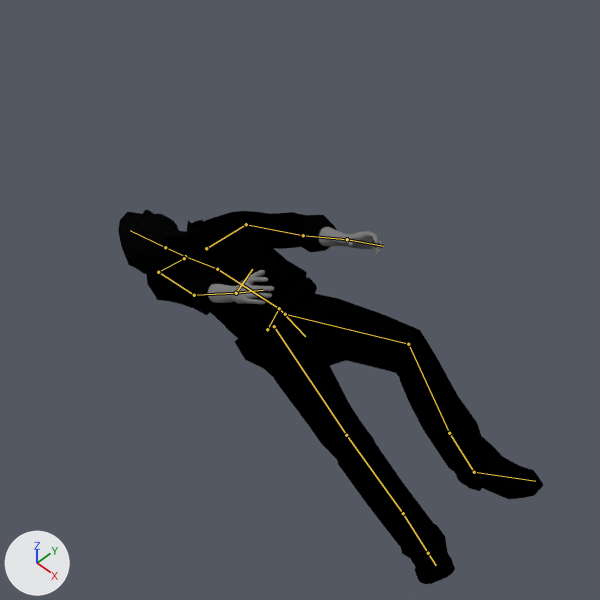
Renders of the Blender file materials/models/player/player.blend from each side of a commit.
The view is the same before and after, from the file's camera 'South West'. Arrows for +X, +Y and +Z are at lower left; the lights stay in place. Both versions are drawn at frame 30 of the action 'ArmatureAction'; the numbers are the values there. The bones that bend it are drawn over the model as lines.

Objects in the first picture: 'Object.007_Mesh.008_M_Object.007_Mesh.008_M_Material.008_indian'.
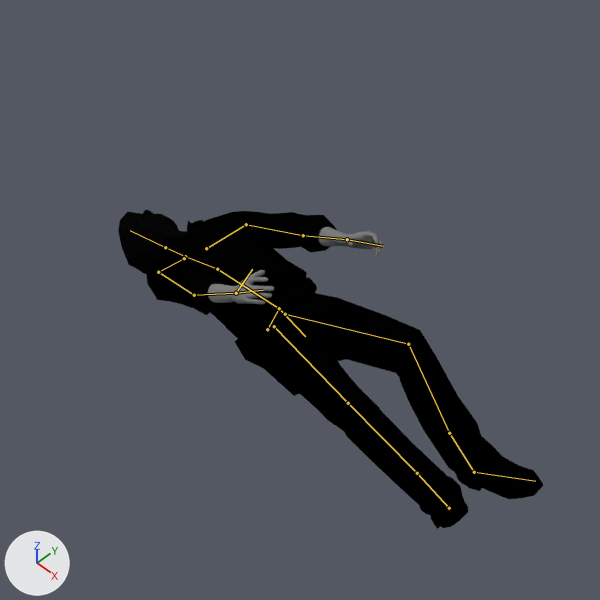
Pixel boxes [x1, y1, x2, y2] of what changed, in the pictures (600 x 600 px):
'Object.007_Mesh.008_M_Object.007_Mesh.008_M_Material.008_indian', posed (15% shorter)
    before: [118, 210, 543, 584]
    after: [118, 210, 543, 529]
bone 'Knee Right', root to tip
    before: (274, 326) to (346, 435)
    after: (274, 326) to (348, 403)

The edits, one by one:
Bone 'Knee Right' (bone_knee_right) turns from (11, 26, -8) to (31, 27, 1) degrees about its own x, y and z.
